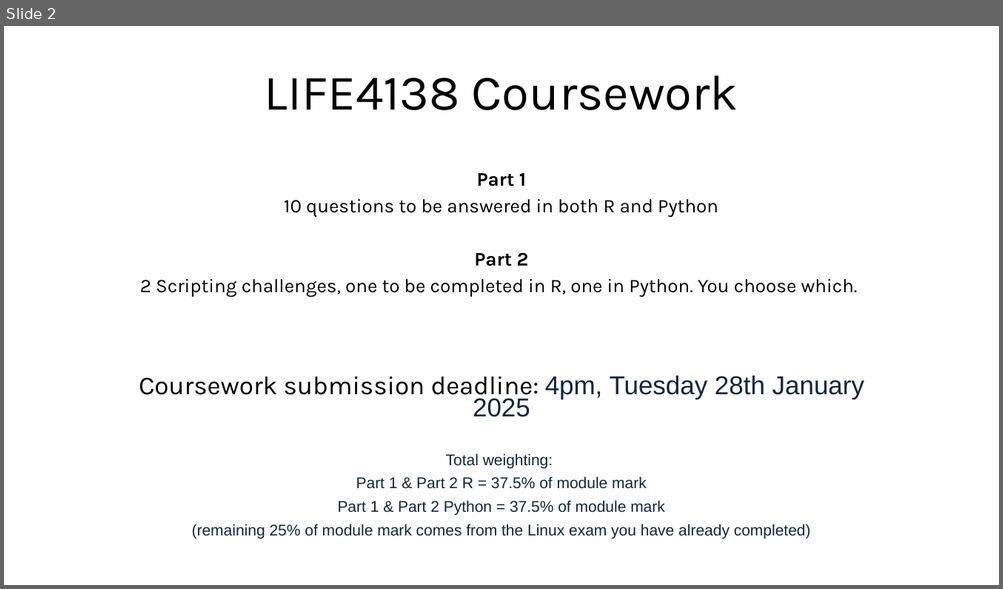
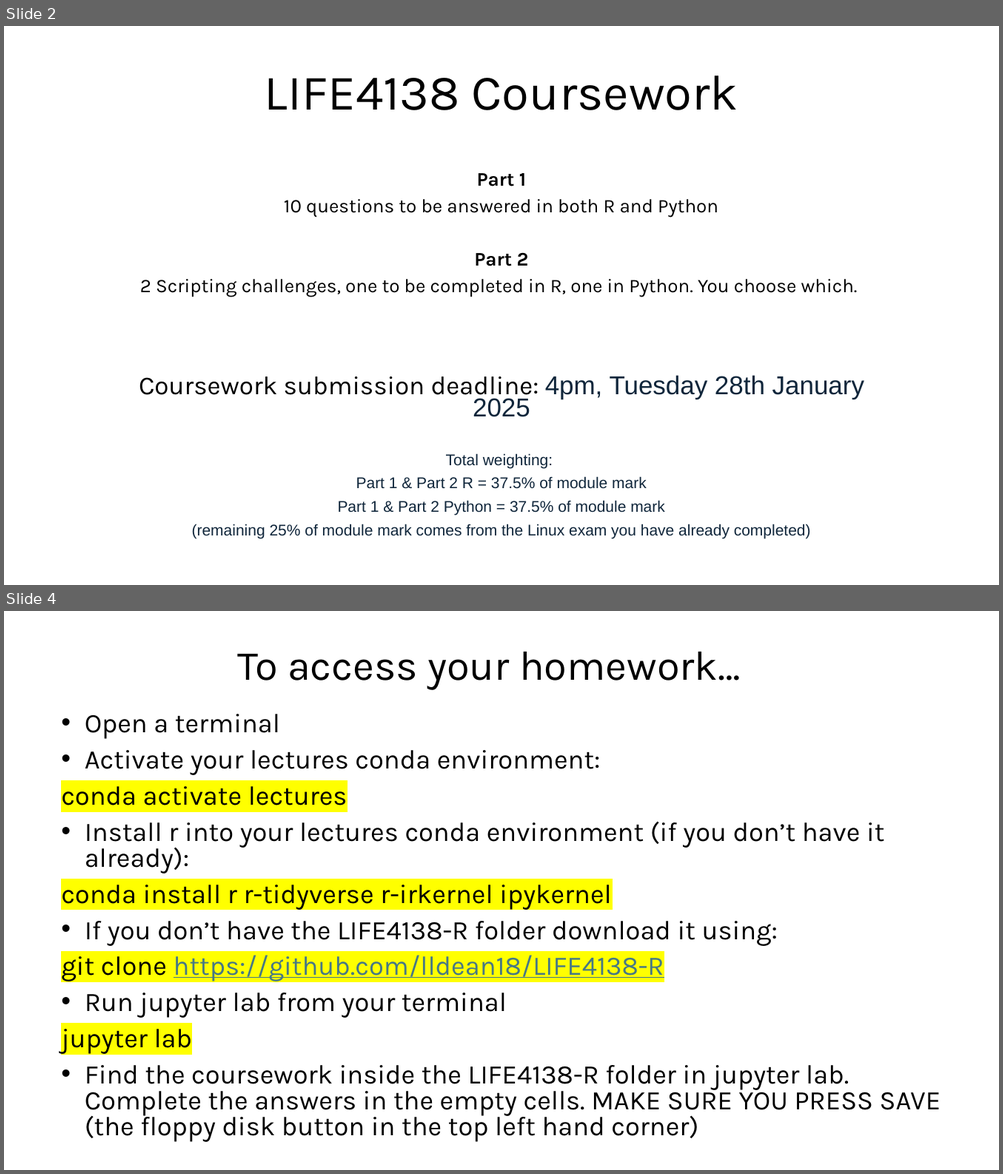
Before and after one commit to lldean18/LIFE4138-R, a slide deck: Coursework_part_1.pptx. Shown one above the other, each under a label of ours: slide 2 before the commit, slides 2 and 4 after it; the slides between them are not shown. The pictures are 1003x589 and 1003x1174 pixels, drawn with LibreOffice and Linux fonts; fonts in the diff are those of the drawing. Boxes give left, top, right and bottom in pixels: in the first picture for what was removed or moved away, otherwise in the second. Text is boxed around its words. In the diff, an @@ line names an element or a change of style, - is before the commit and + after.

```diff
--- a/Coursework_part_1.pptx
+++ b/Coursework_part_1.pptx
@@ slide 4 added at (4, 611, 999, 1170), background #FFFFFF @@
@@ title added at (238, 651, 740, 689), 40 pt, text #000000 @@
+To access your homework…
@@ subtitle added at (61, 714, 941, 1142), 25.9 pt, text #000000 @@
+• Open a terminal
+• Activate your lectures conda environment:
+conda activate lectures
+• Install r into your lectures conda environment (if you don’t have it already):
+conda install r r-tidyverse r-irkernel ipykernel
+• If you don’t have the LIFE4138-R folder download it using:
+git clone https://github.com/lldean18/LIFE4138-R
+• Run jupyter lab from your terminal
+jupyter lab
+• Find the coursework inside the LIFE4138-R folder in jupyter lab. Complete the answers in the empty cells. MAKE SURE YOU PRESS SAVE (the floppy disk button in the top left hand corner)
```
Also in this commit, not shown: 1 slide changed.
